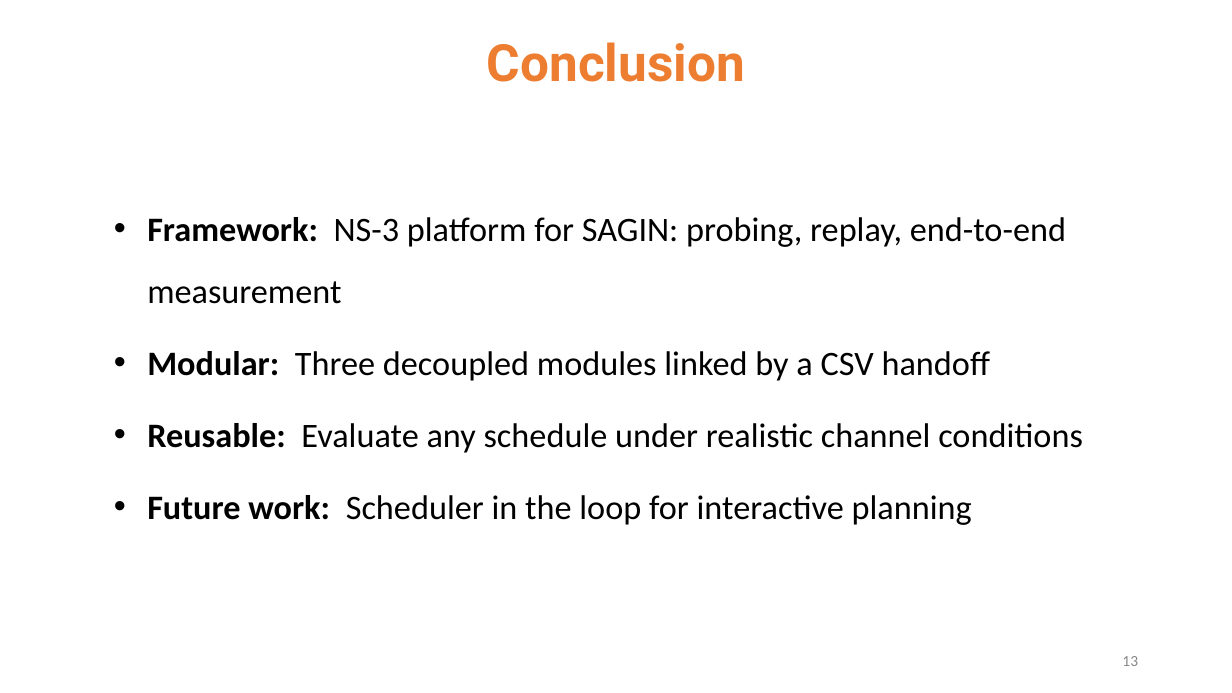
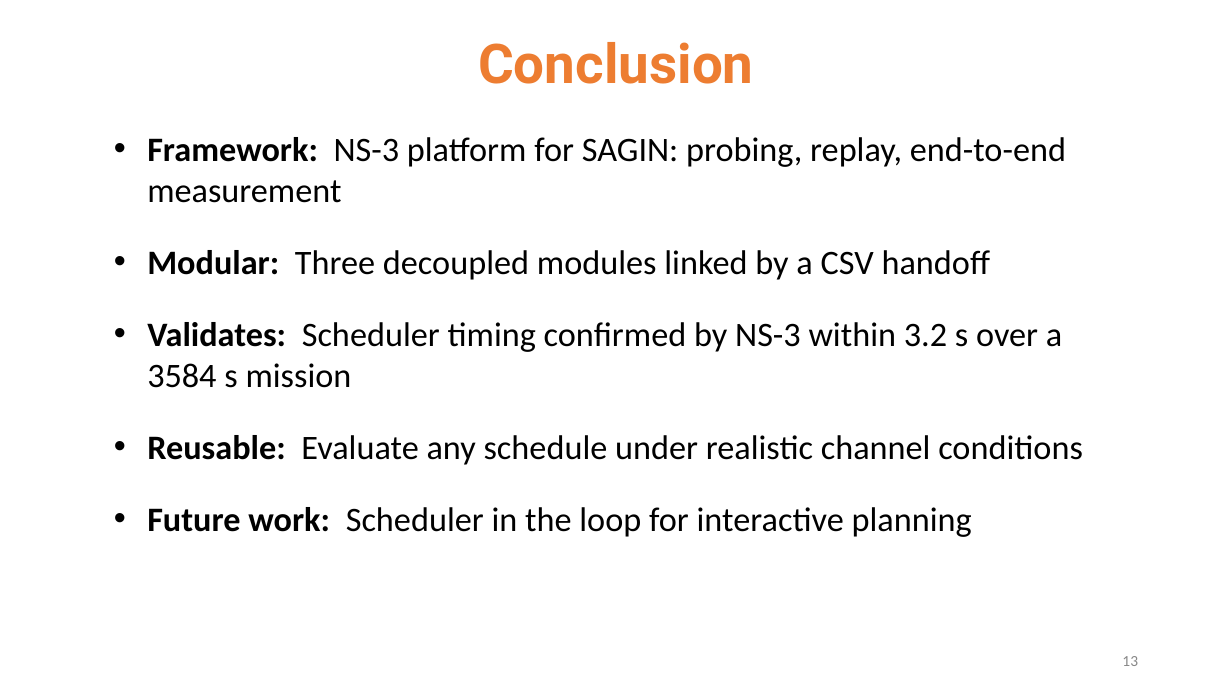
Before and after one commit to 112550039/CS_Project_ns3, a slide deck: slide 13 of docs/專題期末報告.pptx. Drawn at 1232x693 pixels with LibreOffice and Linux fonts; fonts in the diff are those of the drawing. Boxes give left, top, right and bottom in pixels: in the first picture for what was removed or moved away, otherwise in the second. Text is boxed around its words. In the diff, an @@ line names an element or a change of style, - is before the commit and + after.

```diff
--- a/docs/專題期末報告.pptx
+++ b/docs/專題期末報告.pptx
@@ title "Conclusion" at bbox=[478, 42, 754, 84]: size 30 to 32 pt @@
@@ text "Framework: NS-3 platform for SAGIN: ...": place and size @@
-text "Framework: NS-3 platform for SAGIN: ..." at bbox=[147, 217, 1083, 525]
+text "Framework: NS-3 platform for SAGIN: ..." at bbox=[147, 137, 1083, 537]
@@ text at bbox=[147, 137, 1083, 537]: line spacing 1.5 to 1; more space between paragraphs @@
@@ text at bbox=[147, 322, 1062, 388]: paragraph added @@
+• Validates: Scheduler timing confirmed by NS-3 within 3.2 s over a 3584 s mission
```
Also in this commit, not shown: 7 other slides changed, 1 slide added, 1 slide removed.
